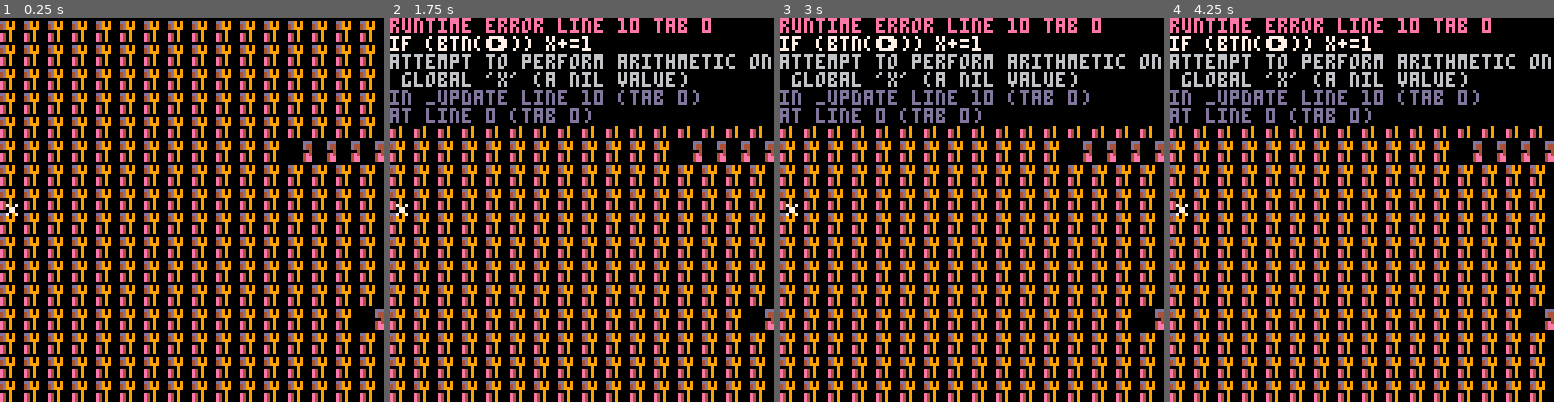
Above: before the commit, frames 1-4 (left to right).
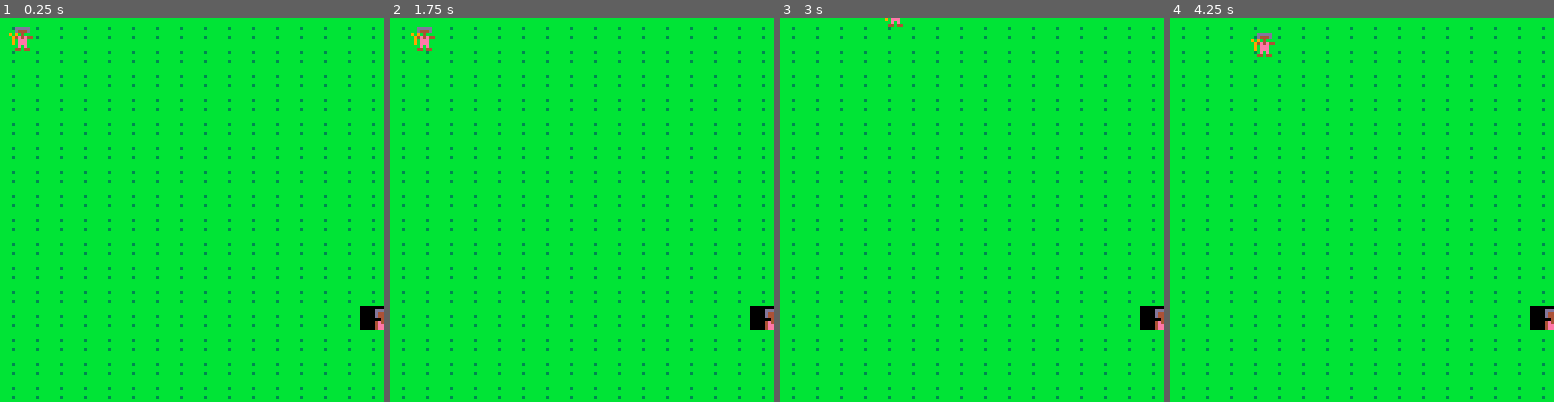
Above: after the commit, the same moments.

Repository: adatechschool/projet-collectif---pico-8-puissance4
Game: PICO-8 cartridge test puissance4.p8
Two runs of this game, one before a commit and one after it. Both use one fixed random seed, a clock stepped at 60 frames per second and the inputs below.
Inputs:
- Up to frame 1 (0.25 s): no input
- Up to frame 2 (1.75 s): hold Right from 1.6 s (still down)
- Up to frame 3 (3 s): release Right at 2.1 s; hold Up 2.15-2.42 s; hold Right from 2.47 s (still down)
- Up to frame 4 (4.25 s): release Right at 3.03 s; hold Left 3.08-3.58 s; hold Down 3.63-3.97 s; hold Right from 4.02 s (still down)

The runs differ from the first frame. In frame 1, 100% of the frame differs, in the area x 0-100%, y 0-100%; in frame 2, 100%; in frame 3, 100%; in frame 4, 100%.
Error before the commit: runtime error line 10 tab 0; if (btn(񩩠x+=1; attempt to perform arithmetic on global 'x' (a nil value)

Commit message:
Update test puissance4.p8

Diff:
--- a/test puissance4.p8
+++ b/test puissance4.p8
@@ -1,28 +1,51 @@
 pico-8 cartridge // http://www.pico-8.com
 version 29
 __lua__
+--jeu
+
 function _init()
-local x
-x=60
-y=60
+create_player()
 music(03)
 end
 
 
 function _update()
-if (btn(➡️)) x+=1
-if (btn(⬅️)) x-=1
-if (btn(⬇️)) y+=1
-if (btn(⬆️)) y-=1
+if (btn(➡️)) p.x+=1
+if (btn(⬅️)) p.x-=1
+if (btn(⬇️)) p.y+=1
+if (btn(⬆️)) p.y-=1
 end
+
 
 function _draw()
 cls()
-map(0,0,0,0)
-spr(0,x,y)
+draw_map()
+draw_player()
 end
 
 
+
+-->8
+--map
+
+function draw_map()
+map(0,0,0,0,64,64)
+end
+
+-->8
+--perso
+
+function create_player()
+p={
+ x=3,
+ y=3,
+ sprite=64
+ }
+end
+
+function draw_player()
+spr( p.sprite,p.x,p.y)
+end
 
 __gfx__
 000000000000000000000000000000000000000000000000000000000000000000000000bbbb3333bbbbbbbbbbbbbbbbbbbbbbbb000000000000000000000000
@@ -57,27 +80,38 @@
 0000000000000010105555500000001015555500000001000155555000000100015555506666666566666666b33333bbbbbbbebbbbb8bebb494944bb00000000
 0000000000000010105555500000001010000000000000101055555000000010105555506666666566666666bb333bbbbbbbbbbbbbbbbbbb444449bb00000000
 0000000000000550505555500000055055000000000005505055555000000550505555506666666566666666bbb3bbbbbbbbbbbbbbbbbbbbbbbbbbbb00000000
+00ddddd0000000000000000000000000000000000000000000000000000000000000000000000000000000000000000000000000000000000000000000000000
+00d444d0000000000000000000000000000000000000000000000000000000000000000000000000000000000000000000000000000000000000000000000000
+90904000000000000000000000000000000000000000000000000000000000000000000000000000000000000000000000000000000000000000000000000000
+094e4e44000000000000000000000000000000000000000000000000000000000000000000000000000000000000000000000000000000000000000000000000
+090eee00000000000000000000000000000000000000000000000000000000000000000000000000000000000000000000000000000000000000000000000000
+090eee00000000000000000000000000000000000000000000000000000000000000000000000000000000000000000000000000000000000000000000000000
+000e0e00000000000000000000000000000000000000000000000000000000000000000000000000000000000000000000000000000000000000000000000000
+00440440000000000000000000000000000000000000000000000000000000000000000000000000000000000000000000000000000000000000000000000000
+__gff__
+0000000000000001010101000000000000000000000000010101010000000000000000000000000000000000000000000000000000000000000000000000000000000000000000000000000000000000000000000000000000000000000000000000000000000000000000000000000000000000000000000000000000000000
+0000000000000000000000000000000000000000000000000000000000000000000000000000000000000000000000000000000000000000000000000000000000000000000000000000000000000000000000000000000000000000000000000000000000000000000000000000000000000000000000000000000000000000
 __map__
-0404040404040404040404040404040404040404040404040404040404040404040404040404040404040404040404040404040404040000000000000000000000000000000000000000000000000000000000000000000000000000000000000000000000000000000000000000000000000000000000000000000000000000
-0404040404040404040404040404040404040404040404040404040404040404040404040404040404040404040404040404040404040000000000000000000000000000000000000000000000000000000000000000000000000000000000000000000000000000000000000000000000000000000000000000000000000000
-0404040404040404040404040404040404040404040404040404040404040404040404040404040404040404040404040404040404040000000000000000000000000000000000000000000000000000000000000000000000000000000000000000000000000000000000000000000000000000000000000000000000000000
-0404040404040404040404040404040404040404040404040404040404040404040404040404040404040404040404040404040404040000000000000000000000000000000000000000000000000000000000000000000000000000000000000000000000000000000000000000000000000000000000000000000000000000
-0404040404040404040404040404040404040404040404040404040404040404040404040404040404040404040404040404040404040000000000000000000000000000000000000000000000000000000000000000000000000000000000000000000000000000000000000000000000000000000000000000000000000000
-0404040404040404040404040303030304040404040404040404040404040404040404040404040404040404040404040404040404040000000000000000000000000000000000000000000000000000000000000000000000000000000000000000000000000000000000000000000000000000000000000000000000000000
-0404040404040404040404040404040403030303030303040404040404040304040404040404040404040404040404040404040404040000000000000000000000000000000000000000000000000000000000000000000000000000000000000000000000000000000000000000000000000000000000000000000000000000
-0404040404040404040404040404040404040404040404030303030303040304040404040404040404040404040404040404040404040000000000000000000000000000000000000000000000000000000000000000000000000000000000000000000000000000000000000000000000000000000000000000000000000000
-0404040404040404040404040404040404000404040403040404040404030303030404040404040404040404040404040404040404040000000000000000000000000000000000000000000000000000000000000000000000000000000000000000000000000000000000000000000000000000000000000000000000000000
-0404040404040404040404040404040404040404040404030304040404040304040404040404040404040404040404040404040404040000000000000000000000000000000000000000000000000000000000000000000000000000000000000000000000000000000000000000000000000000000000000000000000000000
-0404040404040404040404040404040404040404040404040404040404030404040404040404040404040404040404040404040404040000000000000000000000000000000000000000000000000000000000000000000000000000000000000000000000000000000000000000000000000000000000000000000000000000
-0404040404040404040404040404040404040404040404040404040404030404040404040404040404040404040404040404040404040000000000000000000000000000000000000000000000000000000000000000000000000000000000000000000000000000000000000000000000000000000000000000000000000000
-0404040404040404040404040404040304040404040404040404040404030404040404040404040404040404040404040404040404040000000000000000000000000000000000000000000000000000000000000000000000000000000000000000000000000000000000000000000000000000000000000000000000000000
-0404040404040404040404040404040403030404040404040404040404030404040404040404040404040404040404040404040404040000000000000000000000000000000000000000000000000000000000000000000000000000000000000000000000000000000000000000000000000000000000000000000000000000
-0404040404040404040404040404040404040304040404040404040404040404040404040404040404040404040404040404040404040000000000000000000000000000000000000000000000000000000000000000000000000000000000000000000000000000000000000000000000000000000000000000000000000000
-0404040404040404040404040404040404040403030404040404040404040404040404040404040404040404040404040404040404040000000000000000000000000000000000000000000000000000000000000000000000000000000000000000000000000000000000000000000000000000000000000000000000000000
-0404040404040404040404040404040404040404040304040404040404040404040404040404040404040404040404040404040404040000000000000000000000000000000000000000000000000000000000000000000000000000000000000000000000000000000000000000000000000000000000000000000000000000
-0404040404040404040404040404040404040404040404040404040404040404040404040404040404040404040404040404040404040000000000000000000000000000000000000000000000000000000000000000000000000000000000000000000000000000000000000000000000000000000000000000000000000000
-0404040404040404040404040404040404040404040404040404040404040404040404040404040404040404040404040404040404040000000000000000000000000000000000000000000000000000000000000000000000000000000000000000000000000000000000000000000000000000000000000000000000000000
-0404040404040404040404040404040404040404040404040404040404040404040404040404040404040404040404040404040404040000000000000000000000000000000000000000000000000000000000000000000000000000000000000000000000000000000000000000000000000000000000000000000000000000
+0b0b0b0b0b0b0b0b0b0b0b0b0b0b0b0b0b0b0b0b0b0b0b0b0b0b0b0b0b0b0b0b0b0b0b0b0b0b0b0b0b0b0b0b0b0b0b0b0b0b0b0b0b0b0000000000000000000000000000000000000000000000000000000000000000000000000000000000000000000000000000000000000000000000000000000000000000000000000000
+0b0b0b0b0b0b0b0b0b0b0b0b0b0b0b0b0b0b0b0b0b0b0b0b0b0b0b0b0b0b0b0b0b0b0b0b0b0b0b0b0b0b0b0b0b0b0b0b0b0b0b0b0b0b0000000000000000000000000000000000000000000000000000000000000000000000000000000000000000000000000000000000000000000000000000000000000000000000000000
+0b0b0b0b0b0b0b0b0b0b0b0b0b0b0b0b0b0b0b0b0b0b0b0b0b0b0b0b0b0b0b0b0b0b0b0b0b0b0b0b0b0b0b0b0b0b0b0b0b0b0b0b0b0b0000000000000000000000000000000000000000000000000000000000000000000000000000000000000000000000000000000000000000000000000000000000000000000000000000
+0b0b0b0b0b0b0b0b0b0b0b0b0b0b0b0b0b0b0b0b0b0b0b0b0b0b0b0b0b0b0b0b0b0b0b0b0b0b0b0b0b0b0b0b0b0b0b0b0b0b0b0b0b0b0000000000000000000000000000000000000000000000000000000000000000000000000000000000000000000000000000000000000000000000000000000000000000000000000000
+0b0b0b0b0b0b0b0b0b0b0b0b0b0b0b0b0b0b0b0b0b0b0b0b0b0b0b0b0b0b0b0b0b0b0b0b0b0b0b0b0b0b0b0b0b0b0b0b0b0b0b0b0b0b0000000000000000000000000000000000000000000000000000000000000000000000000000000000000000000000000000000000000000000000000000000000000000000000000000
+0b0b0b0b0b0b0b0b0b0b0b0b0b0b0b0b0b0b0b0b0b0b0b0b0b0b0b0b0b0b0b0b0b0b0b0b0b0b0b0b0b0b0b0b0b0b0b0b0b0b0b0b0b0b0000000000000000000000000000000000000000000000000000000000000000000000000000000000000000000000000000000000000000000000000000000000000000000000000000
+0b0b0b0b0b0b0b0b0b0b0b0b0b0b0b0b0b0b0b0b0b0b0b0b0b0b0b0b0b0b030b0b0b0b0b0b0b0b0b0b0b0b0b0b0b0b0b0b0b0b0b0b0b0000000000000000000000000000000000000000000000000000000000000000000000000000000000000000000000000000000000000000000000000000000000000000000000000000
+0b0b0b0b0b0b0b0b0b0b0b0b0b0b0b0b0b0b0b0b0b0b0b0b0b0b0b0b0b0b030b0b0b0b0b0b0b0b0b0b0b0b0b0b0b0b0b0b0b0b0b0b0b0000000000000000000000000000000000000000000000000000000000000000000000000000000000000000000000000000000000000000000000000000000000000000000000000000
+0b0b0b0b0b0b0b0b0b0b0b0b0b0b0b0b0b0b0b0b0b0b0b0b0b0b0b0b0b030303030b0b0b0b0b0b0b0b0b0b0b0b0b0b0b0b0b0b0b0b0b0000000000000000000000000000000000000000000000000000000000000000000000000000000000000000000000000000000000000000000000000000000000000000000000000000
+0b0b0b0b0b0b0b0b0b0b0b0b0b0b0b0b0b0b0b0b0b0b0b0b0b0b0b0b0b0b030b0b0b0b0b0b0b0b0b0b0b0b0b0b0b0b0b0b0b0b0b0b0b0000000000000000000000000000000000000000000000000000000000000000000000000000000000000000000000000000000000000000000000000000000000000000000000000000
+0b0b0b0b0b0b0b0b0b0b0b0b0b0b0b0b0b0b0b0b0b0b0b0b0b0b0b0b0b030b0b0b0b0b0b0b0b0b0b0b0b0b0b0b0b0b0b0b0b0b0b0b0b0000000000000000000000000000000000000000000000000000000000000000000000000000000000000000000000000000000000000000000000000000000000000000000000000000
+0b0b0b0b0b0b0b0b0b0b0b0b0b0b0b0b0b0b0b0b0b0b0b0b0b0b0b0b0b030b0b0b0b0b0b0b0b0b0b0b0b0b0b0b0b0b0b0b0b0b0b0b0b0000000000000000000000000000000000000000000000000000000000000000000000000000000000000000000000000000000000000000000000000000000000000000000000000000
+0b0b0b0b0b0b0b0b0b0b0b0b0b0b0b030b0b0b0b0b0b0b0b0b0b0b0b0b030b0b0b0b0b0b0b0b0b0b0b0b0b0b0b0b0b0b0b0b0b0b0b0b0000000000000000000000000000000000000000000000000000000000000000000000000000000000000000000000000000000000000000000000000000000000000000000000000000
+0b0b0b0b0b0b0b0b0b0b0b0b0b0b0b0b03030b0b0b0b0b0b0b0b0b0b0b030b0b0b0b0b0b0b0b0b0b0b0b0b0b0b0b0b0b0b0b0b0b0b0b0000000000000000000000000000000000000000000000000000000000000000000000000000000000000000000000000000000000000000000000000000000000000000000000000000
+0b0b0b0b0b0b0b0b0b0b0b0b0b0b0b0b0b0b030b0b0b0b0b0b0b0b0b0b0b0b0b0b0b0b0b0b0b0b0b0b0b0b0b0b0b0b0b0b0b0b0b0b0b0000000000000000000000000000000000000000000000000000000000000000000000000000000000000000000000000000000000000000000000000000000000000000000000000000
+0b0b0b0b0b0b0b0b0b0b0b0b0b0b0b0b0b0b0b03030b0b0b0b0b0b0b0b0b0b0b0b0b0b0b0b0b0b0b0b0b0b0b0b0b0b0b0b0b0b0b0b0b0000000000000000000000000000000000000000000000000000000000000000000000000000000000000000000000000000000000000000000000000000000000000000000000000000
+0b0b0b0b0b0b0b0b0b0b0b0b0b0b0b0b0b0b0b0b0b030b0b0b0b0b0b0b0b0b0b0b0b0b0b0b0b0b0b0b0b0b0b0b0b0b0b0b0b0b0b0b0b0000000000000000000000000000000000000000000000000000000000000000000000000000000000000000000000000000000000000000000000000000000000000000000000000000
+0b0b0b0b0b0b0b0b0b0b0b0b0b0b0b0b0b0b0b0b0b0b0b0b0b0b0b0b0b0b0b0b0b0b0b0b0b0b0b0b0b0b0b0b0b0b0b0b0b0b0b0b0b0b0000000000000000000000000000000000000000000000000000000000000000000000000000000000000000000000000000000000000000000000000000000000000000000000000000
+0b0b0b0b0b0b0b0b0b0b0b0b0b0b0b0b0b0b0b0b0b0b0b0b0b0b0b0b0b0b0b0b0b0b0b0b0b0b0b0b0b0b0b0b0b0b0b0b0b0b0b0b0b0b0000000000000000000000000000000000000000000000000000000000000000000000000000000000000000000000000000000000000000000000000000000000000000000000000000
+0b0b0b0b0b0b0b0b0b0b0b0b0b0b0b0b0b0b0b0b0b0b0b0b0b0b0b0b0b0b0b0b0b0b0b0b0b0b0b0b0b0b0b0b0b0b0b0b0b0b0b0b0b0b0000000000000000000000000000000000000000000000000000000000000000000000000000000000000000000000000000000000000000000000000000000000000000000000000000
 
 
 
